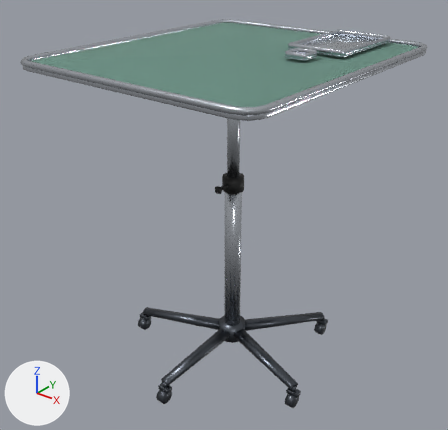
Two versions of the glTF model assets/models/props/instrument_tray.glb, one commit apart.
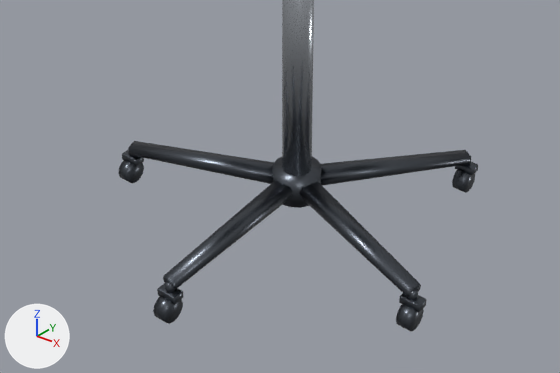
Each version is shown whole from a 50 mm camera at (0.963, -1.244, 1.223) aimed at (-0.019, -0.017, 0.462), then close up on the part from 17% to 83% of the width and 54% to 100% of the height. The lights are fixed; the arrows at lower left show +X, +Y and +Z. The first two pictures are the older version. Vertices at exactly the same position are counted once.

Script lines for the objects in view, before the commit:
```python
me_base = bpy.data.meshes.new('Base')
me_base.from_pydata(...)  # 585 vertices, 1104 faces; spans x -0.302..0.302, y -0.326..0.257, z 0.002..0.1
me_base.materials.append(mat_dark_steel)  # dark grey #5a5f66
me_pole = bpy.data.meshes.new('Pole')
me_pole.from_pydata(...)  # 67 vertices, 128 faces; spans x -0.024..0.024, y -0.024..0.024, z 0.1..0.86
me_pole.materials.append(mat_steel)  # light grey #c7ccd4
ob_base = bpy.data.objects.new('Base', me_base)
ob_base.location = (0.0, 0.0, 0.0)
ob_pole = bpy.data.objects.new('Pole', me_pole)
ob_pole.location = (0.0, 0.0, 0.0)
```
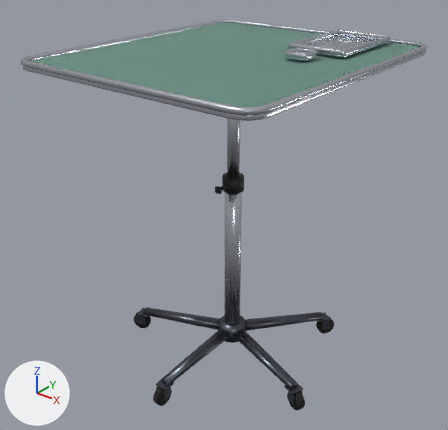
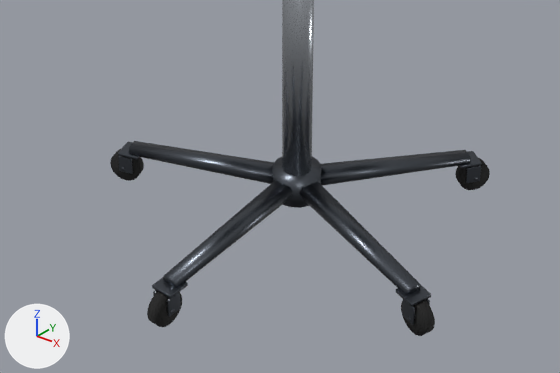
Where the change shows, as pixel boxes [x1, y1, x2, y2] in the close-ups (560 x 373 px; the box of a moved part takes in the faces that stretch with it):
'Base', reshaped: before [118, 141, 478, 332]; after [118, 141, 481, 325]
'Wheels', added: after [110, 148, 490, 336]
part 1 of me_base, moved or reshaped (mostly hidden afterwards): before [157, 283, 183, 305]; after [153, 290, 158, 296]
part 2 of me_base, moved or reshaped: before [399, 293, 426, 313]; after [167, 292, 181, 317]
part 3 of me_base, moved or reshaped (not visible afterwards): before [122, 150, 144, 166]
part 4 of me_base, moved or reshaped (not visible before): after [118, 156, 133, 174]
part 5 of me_base, moved or reshaped (not visible afterwards): before [455, 162, 478, 176]
part 6 of me_base, added: after [466, 165, 481, 183]
part 7 of me_base, added: after [402, 299, 415, 325]
part 8 of me_base, deleted: before [452, 169, 475, 193]
part 9 of me_base, deleted: before [153, 296, 183, 324]
part 10 of me_base, reshaped: before [118, 146, 144, 183]; after [118, 142, 139, 171]
part 11 of me_base, reshaped: before [396, 289, 424, 332]; after [396, 284, 431, 322]
part 12 of me_base, built on: before [465, 156, 471, 166]; after [460, 151, 481, 181]
part 13 of me_base, built on: before [165, 280, 175, 293]; after [152, 277, 188, 299]

Patch to the scene script:
```diff
--- a/assets/models/props/instrument_tray.glb.py
+++ b/assets/models/props/instrument_tray.glb.py
@@ me_base @@
-me_base.from_pydata(...)  # 585 vertices, 1104 faces; spans x -0.302..0.302, y -0.326..0.257, z 0.002..0.1
+me_base.from_pydata(...)  # 1065 vertices, 2024 faces; spans x -0.309..0.309, y -0.32..0.268, z 0.022..0.1
+# me_base part 1: the loose piece of 50 vertices spanning x -0.017..0.017, y -0.31..-0.29, z 0.039..0.051 is scaled about its middle by (0.0912, 1.24, 2.58), then moved by (-0.014, -0.007, -0.008)
+# me_base part 2: the loose piece of 50 vertices spanning x 0.268..0.302, y -0.103..-0.083, z 0.039..0.051 is scaled about its middle by (0.0912, 1.24, 2.58), then moved by (-0.272, -0.215, -0.008)
+# me_base part 3: the loose piece of 50 vertices spanning x -0.302..-0.268, y -0.103..-0.083, z 0.039..0.051 is multiplied about its middle by the matrix ((0.028, 1.179, 0.0), (-0.087, 0.383, 0.0), (0.0, 0.0, 2.583)), then moved by (-0.011, 0.011, -0.008)
+# me_base part 4: the loose piece of 50 vertices spanning x -0.193..-0.159, y 0.233..0.253, z 0.039..0.051 is multiplied about its middle by the matrix ((0.028, 1.179, 0.0), (-0.087, 0.383, 0.0), (0.0, 0.0, 2.583)), then moved by (-0.112, -0.351, -0.008)
+# me_base part 5: the loose piece of 50 vertices spanning x 0.159..0.193, y 0.233..0.253, z 0.039..0.051 is multiplied about its middle by the matrix ((-0.074, 0.729, 0.0), (-0.054, -1.003, 0.0), (0.0, 0.0, 2.583)), then moved by (-0.346, 0.014, -0.008)
+# me_base part 6: the loose piece of 50 vertices spanning x 0.159..0.193, y 0.233..0.253, z 0.039..0.051 is copied, and the copy is multiplied about its middle by the matrix ((-0.074, -0.729, 0.0), (0.054, -1.003, 0.0), (0.0, 0.0, 2.583)), then moved by (0.015, -0.002, -0.008); it spans x 0.183..0.2, y 0.23..0.251, z 0.022..0.053
+# me_base part 7: the loose piece of 50 vertices spanning x 0.268..0.302, y -0.103..-0.083, z 0.039..0.051 is copied, and the copy is multiplied about its middle by the matrix ((0.028, -1.179, 0.0), (0.087, 0.383, 0.0), (0.0, 0.0, 2.583)), then moved by (0.003, -0.015, -0.008); it spans x 0.276..0.3, y -0.113..-0.103, z 0.022..0.053
+# me_base part 8: the loose piece of 26 vertices spanning x 0.165..0.187, y 0.217..0.257, z 0.002..0.042 is deleted
+# me_base part 9: the loose piece of 26 vertices spanning x -0.011..0.011, y -0.326..-0.286, z 0.002..0.042 is deleted
+# me_base part 10: 43 vertices removed from x -0.296..-0.274, y -0.119..-0.079, z 0.002..0.065; 89 vertices added at x -0.308..-0.262, y -0.116..-0.07, z 0.024..0.062
+# me_base part 11: 43 vertices removed from x 0.274..0.296, y -0.119..-0.079, z 0.002..0.065; 89 vertices added at x 0.262..0.308, y -0.116..-0.07, z 0.024..0.062
+# me_base part 12: 17 vertices removed from x 0.169..0.183, y 0.236..0.25, z 0.045..0.065; 89 vertices added at x 0.151..0.202, y 0.217..0.268, z 0.024..0.062
+# me_base part 13: 17 vertices removed from x -0.007..0.007, y -0.307..-0.293, z 0.045..0.065; 71 vertices added at x -0.019..0.019, y -0.319..-0.281, z 0.047..0.062
+# other edits to the shape of me_base do not show in these pictures
 me_base.materials.append(mat_dark_steel)
@@ ob_wheels @@
+ob_wheels = bpy.data.objects.new('Wheels', me_wheels)  # 210 vertices, 400 faces; spans x -0.326..0.326, y -0.34..0.28, z 0.0..0.056; in mat_rubber (black #1c1c1c)
+ob_wheels.location = (0.0, 0.0, 0.0)
```
